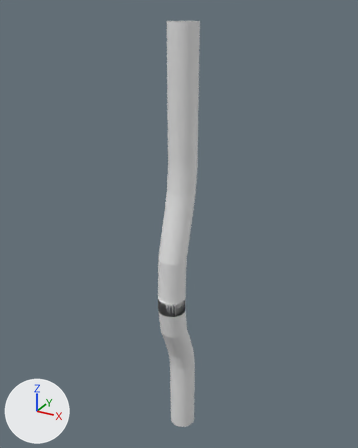
The OBJ model project/resources/Course/Course.obj as it was, and as the next commit left it.
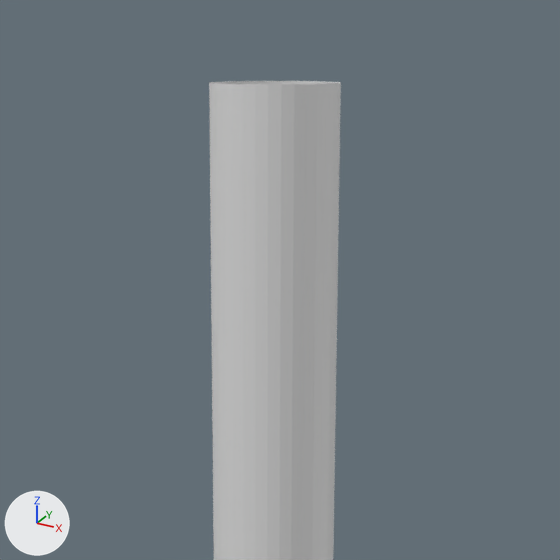
The first picture shows the older version from a 50 mm lens placed at (1.53, -2.84, 1.02), pointed at (-0.04, 0.02, -0.41). The close-ups show the older and then the newer version on the part from 32% to 71% of the width and 0% to 32% of the height of that picture. Only the edits that show in the close-ups are written down. Lighting does not change. The marker at lower left points along +X, +Y and +Z. Where no turn or scale is listed for an object, it has been applied to the vertices.

The first close-up shows '円柱'.
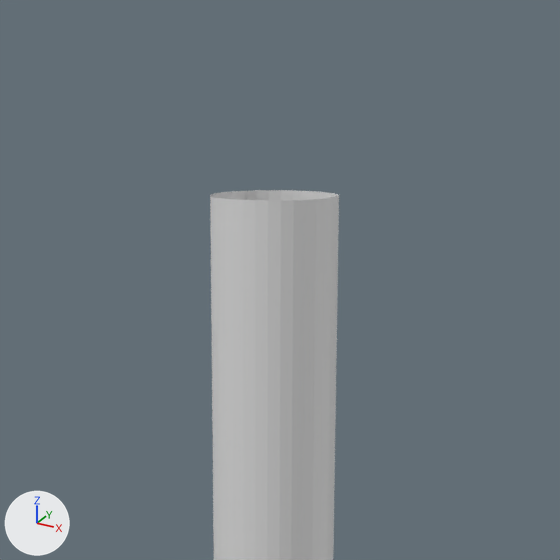
What the commit changed:
me_円柱 is used by ob_円柱; location (0.0, 0.0, 0.0).
me_円柱 had 529 vertices, 960 faces and spanned x -0.1..0.1, y -0.26..0.11, z -2.21..0.93.
me_円柱 now has 529 vertices, 960 faces and spans x -0.1..0.1, y -0.26..0.11, z -2.21..0.77.
me_円柱 part 1: all 32 vertices in x -0.1..0.1, y -0.1..0.1, z 0.93 are moved by (0.0, 0.0, -0.16).
Other edits to the shape of me_円柱 do not show in these pictures.

Boxes (x1, y1, x2, y2) around the edits, measured in the close-ups (560 x 560 px):
'円柱', reshaped: before (209, 81, 341, 560); after (210, 190, 339, 560)
